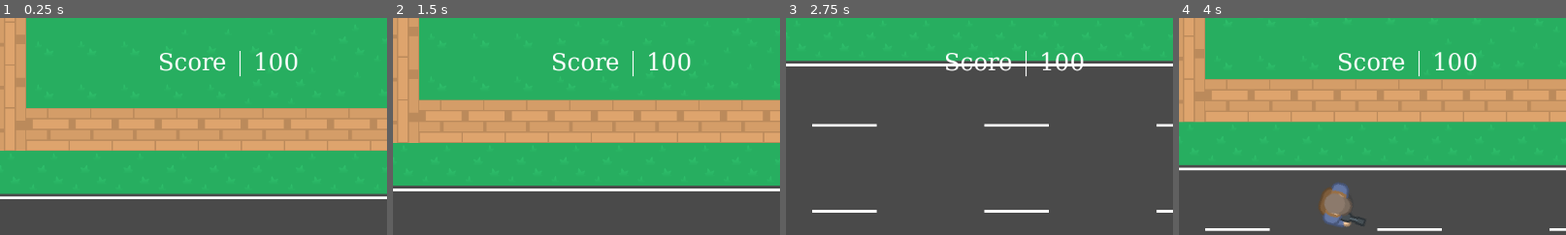
Above: before the commit, frames 1-4 (left to right).
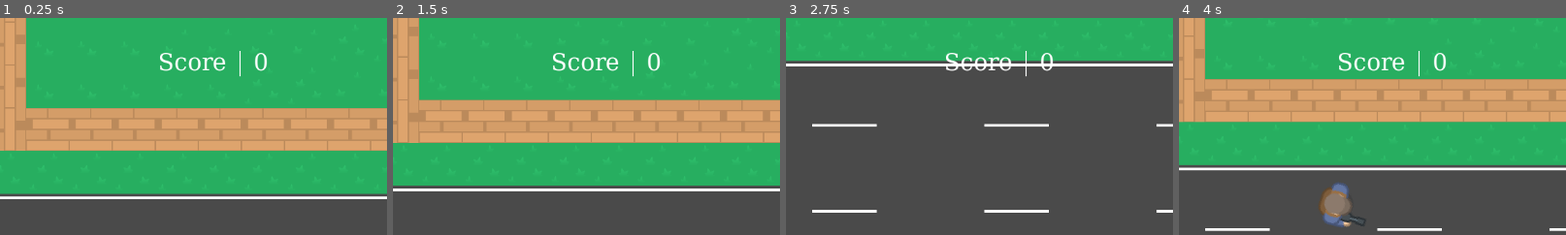
Above: after the commit, the same moments.

Repository: CelsoLidio/ShooterTopView-Godot
Game: Godot game, scene res://Source/Maps/GameplayRoot.tscn
Two runs of this game, one before a commit and one after it. Both use one fixed random seed, a clock stepped at 60 frames per second and the inputs below.
Inputs (mouse positions are % of the whole screen's width and height, from its top left):
- Up to frame 1 (0.25 s): no input
- Up to frame 2 (1.5 s): tap Enter at 0.5 s; move the mouse to (72, 45) at 0.52 s; hold D (MoveRight) 0.53-1.28 s; click (72, 45) at 0.6 s; move the mouse to (30, 55) at 1.27 s; hold S (MoveDown) from 1.28 s (still down); click (30, 55) at 1.35 s
- Up to frame 3 (2.75 s): move the mouse to (60, 28) at 2.02 s; release S (MoveDown) at 2.03 s; hold D (MoveRight) from 2.03 s (still down); click (60, 28) at 2.1 s
- Up to frame 4 (4 s): move the mouse to (45, 70) at 2.77 s; release D (MoveRight) at 2.78 s; hold W (MoveUp) 2.78-3.53 s; click (45, 70) at 2.85 s; move the mouse to (80, 65) at 3.52 s; hold A (MoveLeft) from 3.53 s (still down); click (80, 65) at 3.6 s
The pictures show only the part of the screen within x 19-69%, y 0-50%; the shares and areas given below are measured in that part.

The runs differ from the first frame. In frame 1, 0.5% of the frame differs, in the area x 65-77%, y 15-25%; in frame 2, 0.5%; in frame 3, 0.4%; in frame 4, 0.5%.

Commit message:
Criando primeira build do jogo

Diff:
--- a/Source/Singleton/GameManager.gd
+++ b/Source/Singleton/GameManager.gd
@@ -4,7 +4,7 @@
 
 var mainHUD : MainHUD
 
-var scoreGame : float :
+var scoreGame : float:
 	set(newScore):
 		scoreGame = newScore
 
@@ -15,6 +15,8 @@
 
 	mainHUD = get_tree().get_first_node_in_group("MainHUD") as MainHUD
 
+	scoreGame = 0
+
 
 func AddScore(countScore : float):
 	scoreGame += countScore
Not shown, added: export_presets.cfg
Not shown, added: BuildGame/Shooter Top View-godot.console.exe
Not shown, added: BuildGame/Shooter Top View-godot.exe
Not shown, added: BuildGame/Shooter Top View-godot.pck
